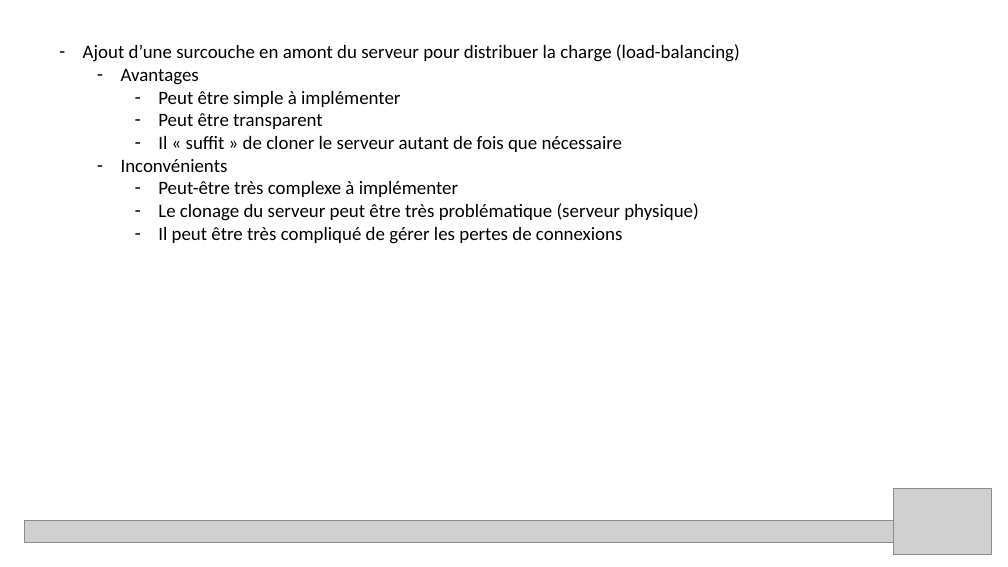
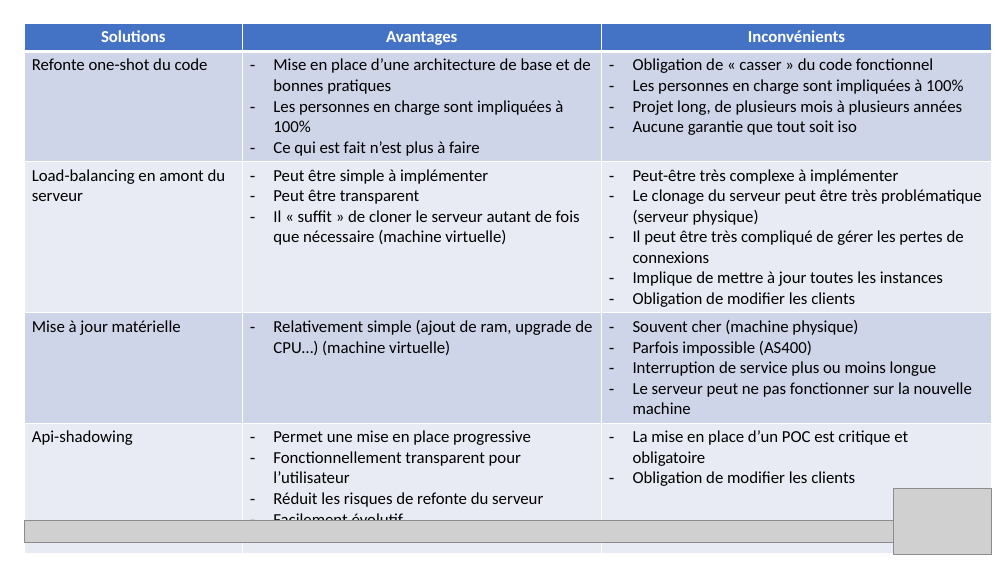
Before and after one commit to acaillol/SpeakUp-ApiShadowing, a slide deck: slide 7 of Speak'up API shadowing.pptx. Drawn at 1008x567 pixels with LibreOffice and Linux fonts; fonts in the diff are those of the drawing; grey boxes stand for pictures. Boxes give left, top, right and bottom in pixels: in the first picture for what was removed or moved away, otherwise in the second. Text is boxed around its words. In the diff, an @@ line names an element or a change of style, - is before the commit and + after.

Commit message:
Début du chapitre sur l'api shadowing

```diff
--- a/Speak'up API shadowing.pptx
+++ b/Speak'up API shadowing.pptx
@@ table added at <box>24,23,991,545</box>, 5 rows, 3 columns @@
+Solutions | Avantages | Inconvénients
+Refonte one-shot du code | Mise en place d’une architecture de base et de bonnes pratiques / Les personnes en charge sont impliquées à 100% / Ce qui est fait n’est plus à faire | Obligation de « casser » du code fonctionnel / Les personnes en charge sont impliquées à 100% / Projet long, de plusieurs mois à plusieurs années / Aucune garantie que tout soit iso
+Load-balancing en amont du serveur | Peut être simple à implémenter / Peut être transparent / Il « suffit » de cloner le serveur autant de fois que nécessaire (machine virtuelle) | Peut-être très complexe à implémenter / Le clonage du serveur peut être très problématique (serveur physique) / Il peut être très compliqué de gérer les pertes de connexions / Implique de mettre à jour toutes les instances / Obligation de modifier les clients
+Mise à jour matérielle | Relativement simple (ajout de ram, upgrade de CPU…) (machine virtuelle) | Souvent cher (machine physique) / Parfois impossible (AS400) / Interruption de service plus ou moins longue / Le serveur peut ne pas fonctionner sur la nouvelle machine
+Api-shadowing | Permet une mise en place progressive / Fonctionnellement transparent pour l’utilisateur / Réduit les risques de refonte du serveur / Facilement évolutif | La mise en place d’un POC est critique et obligatoire / Obligation de modifier les clients
@@ text removed at <box>83,44,740,244</box> @@
-– Ajout d’une surcouche en amont du serveur pour distribuer la charge (load-balancing)
-  – Avantages
-    – Peut être simple à implémenter
-    – Peut être transparent
-    – Il « suffit » de cloner le serveur autant de fois que nécessaire
-  – Inconvénients
-    – Peut-être très complexe à implémenter
-    – Le clonage du serveur peut être très problématique (serveur physique)
-    – Il peut être très compliqué de gérer les pertes de connexions
```
Also in this commit, not shown: 1 other slide changed, 2 slides added, 2 slides removed.
